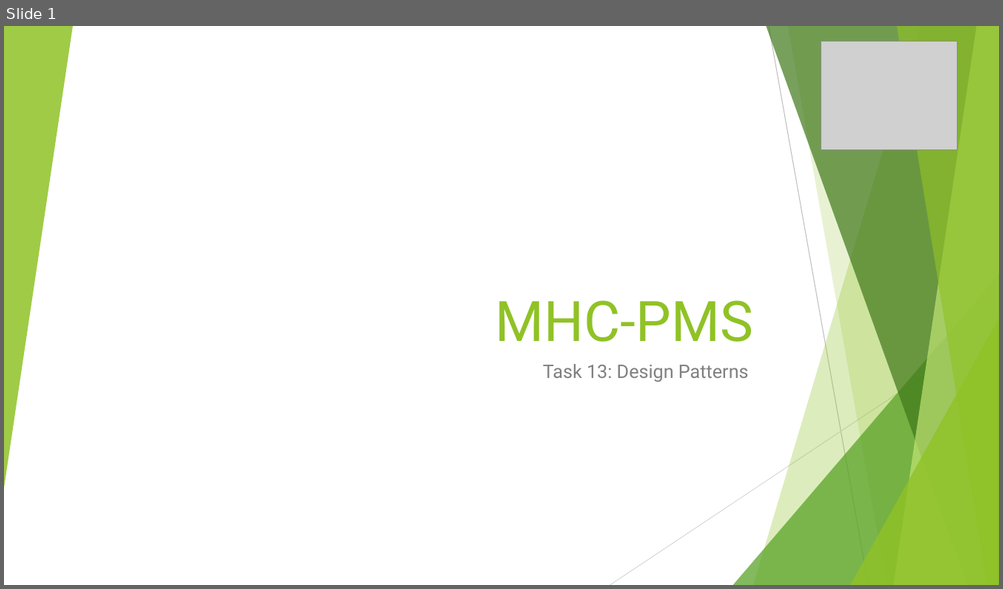
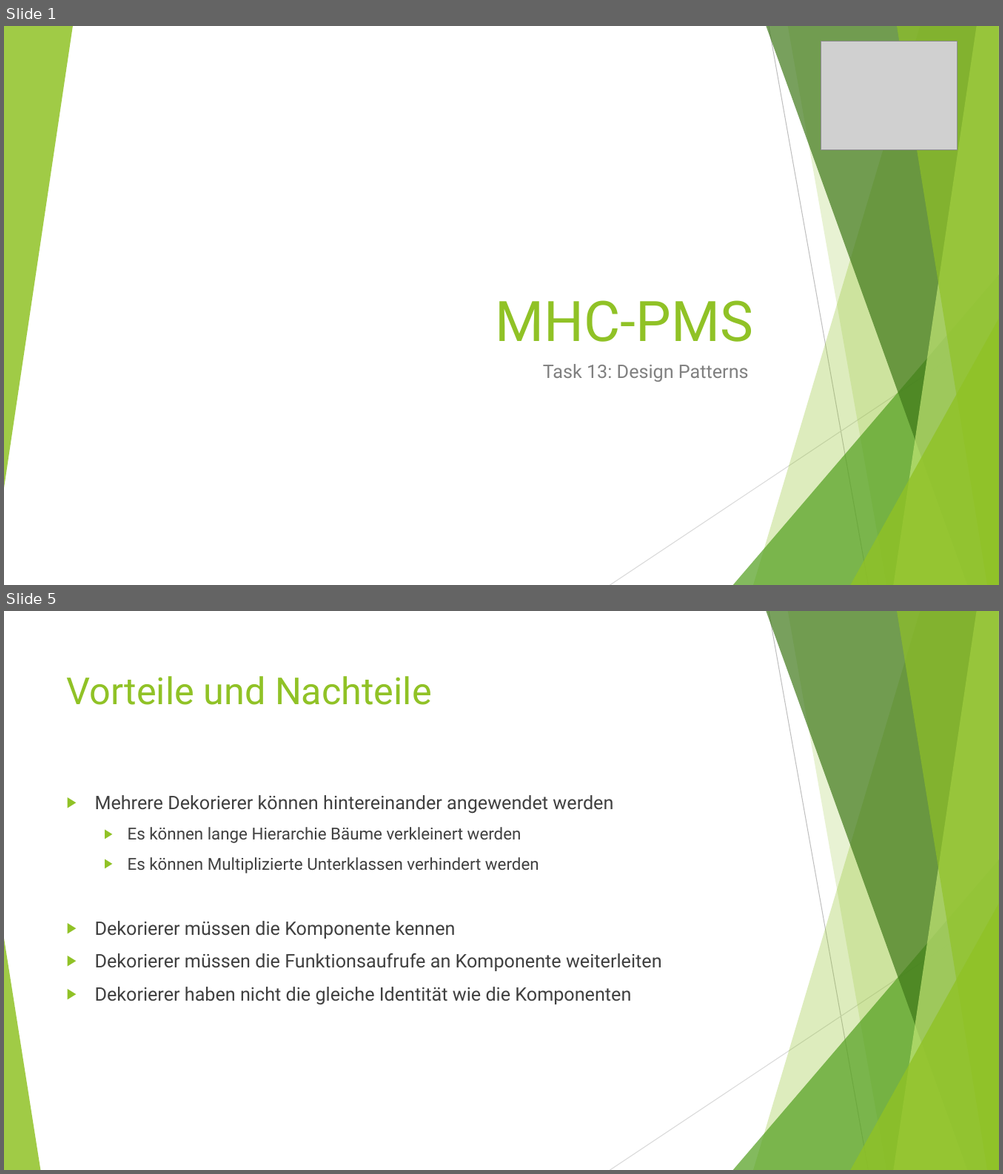
Before and after one commit to lants1/ch.bfh.bti7081.s2013.green, a slide deck: ch.bfh.bti7081.s2013.green/doc/task13/Task13_Präsentation.pptx. Shown one above the other, each under a label of ours: slide 1 before the commit, slides 1 and 5 after it; the slides between them are not shown. The pictures are 1003x589 and 1003x1174 pixels, drawn with LibreOffice and Linux fonts; fonts in the diff are those of the drawing; grey boxes stand for pictures; background and template pictures are left out. Boxes give left, top, right and bottom in pixels: in the first picture for what was removed or moved away, otherwise in the second. Text is boxed around its words. In the diff, an @@ line names an element or a change of style, - is before the commit and + after.

```diff
--- a/ch.bfh.bti7081.s2013.green/doc/task13/Task13_Präsentation.pptx
+++ b/ch.bfh.bti7081.s2013.green/doc/task13/Task13_Präsentation.pptx
@@ slide 5 added at (x1=4, y1=611, x2=999, y2=1170), background #FFFFFF; not listed: 9 template elements that a slide beside it also shows @@
@@ title added at (x1=67, y1=676, x2=432, y2=705), 36 pt, text #90C226 @@
+Vorteile und Nachteile
@@ text added at (x1=95, y1=795, x2=662, y2=1005), 18 pt, text #404040 @@
+▶ Mehrere Dekorierer können hintereinander angewendet werden
+  ▶ Es können lange Hierarchie Bäume verkleinert werden
+  ▶ Es können Multiplizierte Unterklassen verhindert werden
+▶ Dekorierer müssen die Komponente kennen
+▶ Dekorierer müssen die Funktionsaufrufe an Komponente weiterleiten
+▶ Dekorierer haben nicht die gleiche Identität wie die Komponenten
@@ triangle added at (x1=4, y1=939, x2=40, y2=1170), fill #90C226 at 85% opacity @@
```
Also in this commit, not shown: 2 slides changed, 7 other slides added, 1 slide removed, 1 other file.
